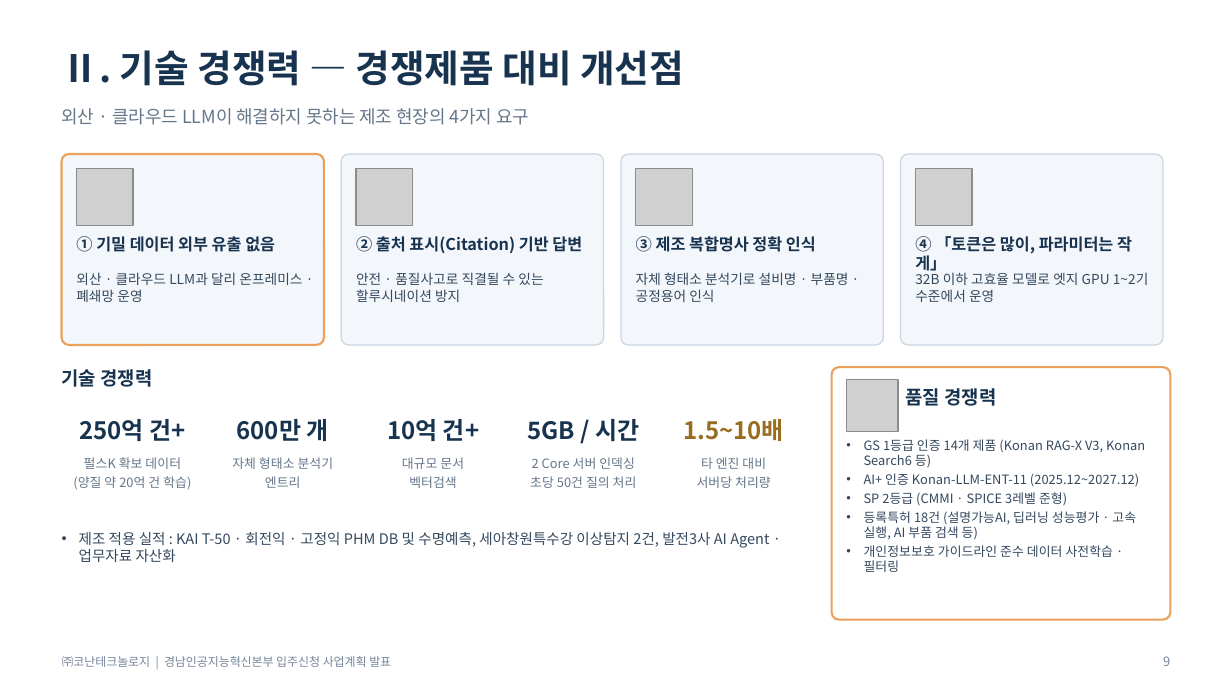
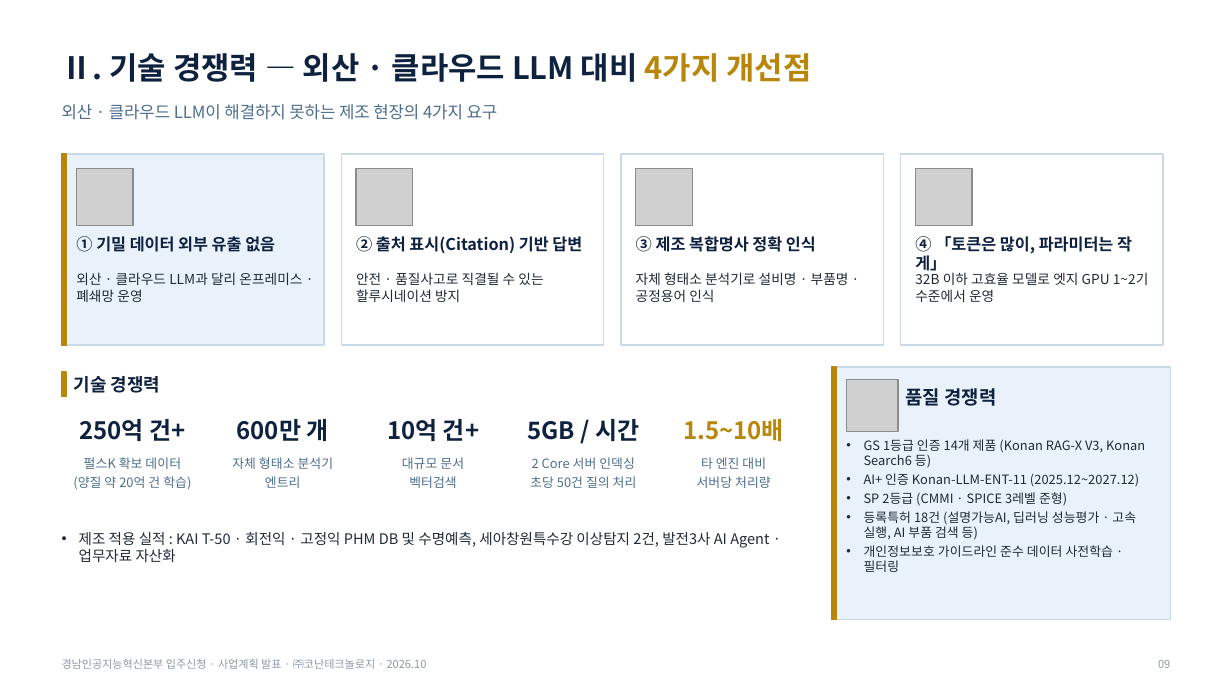
Before and after one commit to Jacob-Yeom/claude, a slide deck: slide 9 of deliverables/gyeongnam_tp_pitch/Konan_GyeongnamAI_Tenancy_Pitch_15min.pptx. Drawn at 1232x693 pixels with LibreOffice and Linux fonts; fonts in the diff are those of the drawing; grey boxes stand for pictures. Boxes give left, top, right and bottom in pixels: in the first picture for what was removed or moved away, otherwise in the second. Text is boxed around its words. In the diff, an @@ line names an element or a change of style, - is before the commit and + after.

```diff
--- a/deliverables/gyeongnam_tp_pitch/Konan_GyeongnamAI_Tenancy_Pitch_15min.pptx
+++ b/deliverables/gyeongnam_tp_pitch/Konan_GyeongnamAI_Tenancy_Pitch_15min.pptx
@@ text at bbox=[62, 53, 811, 82]: text changed; size 22 to 18 pt; text colour #18334F to #0E2240 @@
-Ⅱ. 기술 경쟁력 — 경쟁제품 대비 개선점
+Ⅱ. 기술 경쟁력 — 외산 · 클라우드 LLM 대비 4가지 개선점
@@ text "외산 · 클라우드 LLM이 해결하지 ..." at bbox=[62, 104, 498, 120]: size 10.5 to 9.8 pt, text colour #65768A to #4D6E8E @@
@@ rounded rectangle removed at bbox=[62, 154, 324, 345] @@
@@ rectangle added at bbox=[62, 154, 324, 345], fill #E9F2FB, outline #C9D9E8 0.75 pt @@
@@ rectangle added at bbox=[62, 154, 67, 345], fill #B8860B, outline #B8860B 1 pt @@
@@ rounded rectangle removed at bbox=[341, 154, 604, 345] @@
@@ rectangle added at bbox=[341, 154, 604, 345], fill #FFFFFF, outline #C9D9E8 0.75 pt @@
@@ rounded rectangle removed at bbox=[621, 154, 883, 345] @@
@@ rectangle added at bbox=[621, 154, 883, 345], fill #FFFFFF, outline #C9D9E8 0.75 pt @@
@@ rounded rectangle removed at bbox=[901, 154, 1163, 345] @@
@@ rectangle added at bbox=[901, 154, 1163, 345], fill #FFFFFF, outline #C9D9E8 0.75 pt @@
@@ rectangle added at bbox=[62, 372, 67, 397], fill #B8860B, outline #B8860B 1 pt @@
@@ text "기술 경쟁력": place and size @@
-text "기술 경쟁력" at bbox=[62, 369, 153, 387]
+text "기술 경쟁력" at bbox=[74, 376, 160, 393]
@@ text "기술 경쟁력" at bbox=[74, 376, 160, 393]: size 11 to 10.5 pt, text colour #18334F to #0E2240; less space between paragraphs; vertical alignment top to middle @@
@@ rounded rectangle removed at bbox=[832, 367, 1170, 620] @@
@@ rectangle added at bbox=[832, 367, 1170, 620], fill #E9F2FB, outline #C9D9E8 0.75 pt @@
@@ rectangle added at bbox=[832, 367, 837, 620], fill #B8860B, outline #B8860B 1 pt @@
@@ text colour #18334F to #0E2240 in 9 elements at bbox=[76, 236, 275, 252], bbox=[356, 236, 582, 253], bbox=[636, 236, 816, 252], bbox=[915, 236, 1132, 275], bbox=[79, 419, 185, 441], bbox=[237, 419, 329, 441], bbox=[387, 419, 479, 441], bbox=[527, 419, 639, 441], bbox=[905, 388, 996, 406] @@
@@ text "1.5~10배" at bbox=[683, 419, 784, 441]: text colour #986D20 to #B8860B @@
@@ text colour #34485E to #1F2A37 in 6 elements at bbox=[76, 272, 302, 302], bbox=[356, 272, 543, 302], bbox=[636, 272, 849, 302], bbox=[915, 272, 1149, 302], bbox=[79, 532, 769, 562], bbox=[864, 439, 1145, 572] @@
@@ text colour #65768A to #4D6E8E in 5 elements at bbox=[73, 457, 191, 490], bbox=[232, 457, 334, 488], bbox=[402, 457, 464, 488], bbox=[530, 457, 637, 488], bbox=[697, 457, 771, 488] @@
@@ text at bbox=[62, 659, 427, 669]: text changed; size 7 to 6.5 pt; text colour #77869A to #8E99A5 @@
-㈜코난테크놀로지 | 경남인공지능혁신본부 입주신청 사업계획 발표
+경남인공지능혁신본부 입주신청 · 사업계획 발표 · ㈜코난테크놀로지 · 2026.10
@@ text removed at bbox=[1163, 656, 1170, 666] @@
-9
@@ text added at bbox=[1158, 660, 1170, 668], 6.5 pt, text #8E99A5 @@
+09
```
Also in this commit, not shown: 17 other slides changed, 2 slides added, 1 slide removed, 3 other files.
